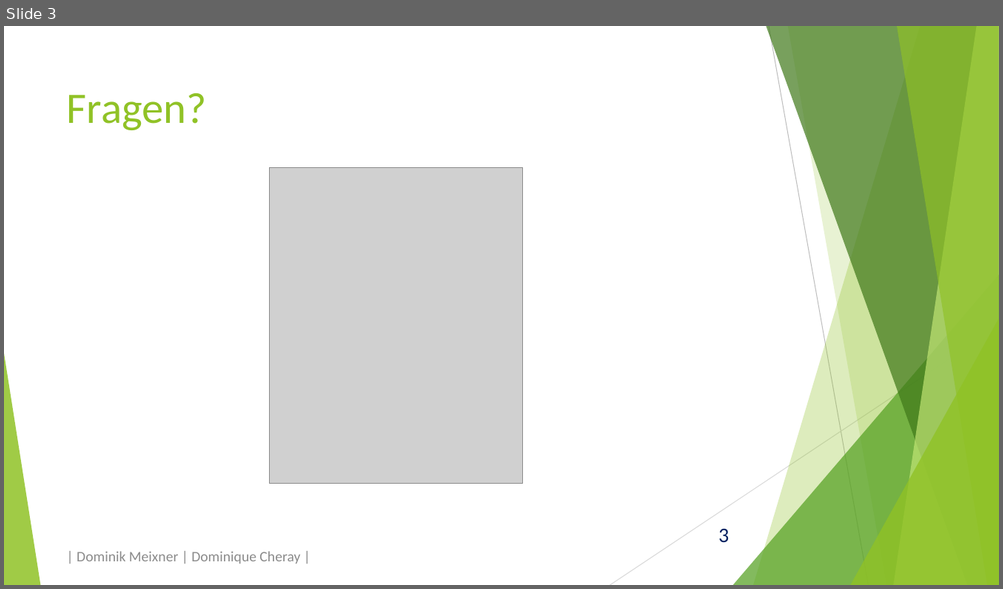
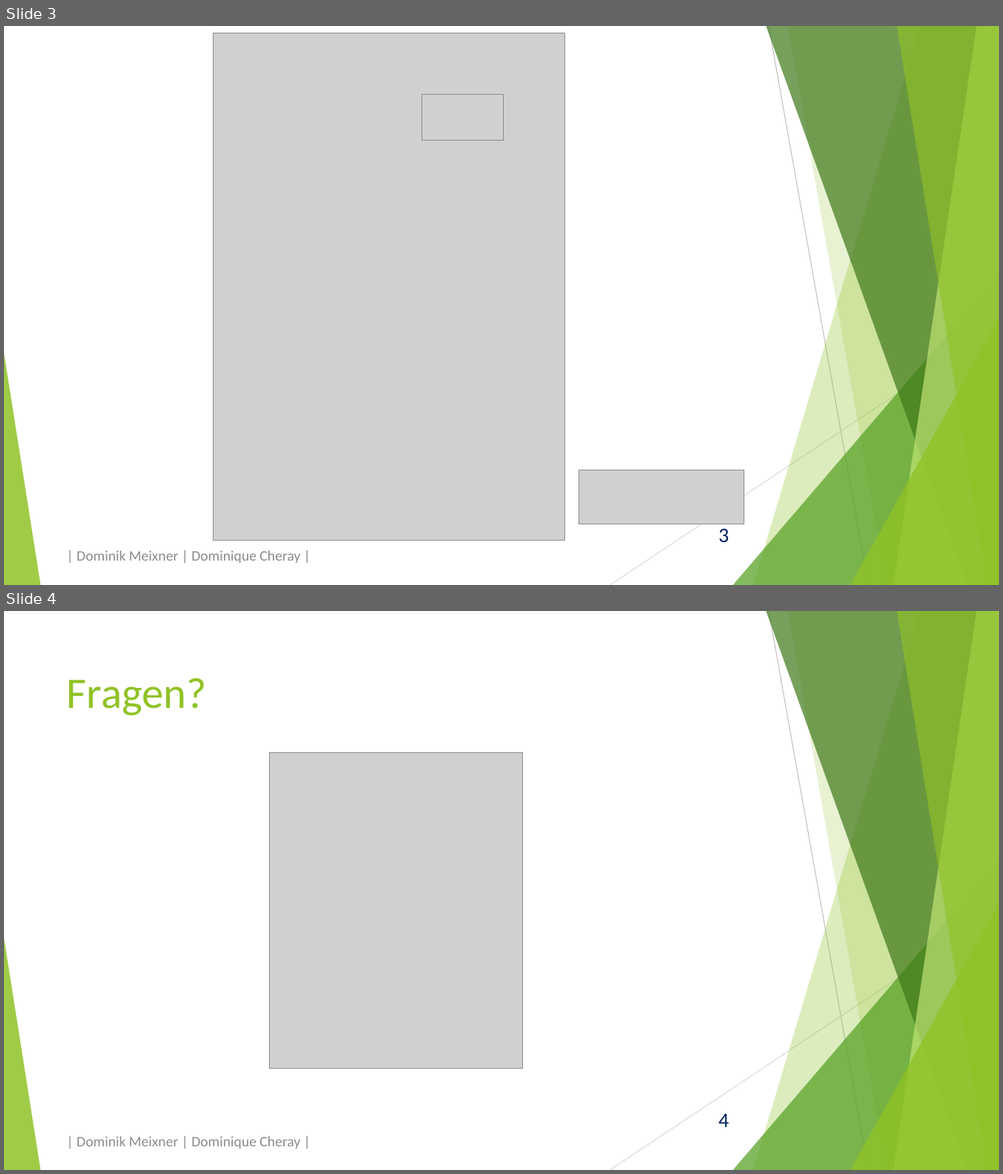
Before and after one commit to domeix/BlaBla, a slide deck: JUH/AufbauorganisationJUHPraes.pptx. Shown one above the other, each under a label of ours: slide 3 before the commit, slides 3 and 4 after it. The pictures are 1003x589 and 1003x1174 pixels, drawn with LibreOffice and Linux fonts; fonts in the diff are those of the drawing; grey boxes stand for pictures. Boxes give left, top, right and bottom in pixels: in the first picture for what was removed or moved away, otherwise in the second. Text is boxed around its words. In the diff, an @@ line names an element or a change of style, - is before the commit and + after.

```diff
--- a/JUH/AufbauorganisationJUHPraes.pptx
+++ b/JUH/AufbauorganisationJUHPraes.pptx
@@ slide 3 added at [4,26,999,585], background #FFFFFF; not listed: 11 template elements that a slide beside it also shows @@
@@ picture added at [213,33,564,541] @@
@@ picture added at [422,95,504,140] @@
@@ picture added at [578,471,743,526] @@
@@ text added at [77,551,300,563], 14 pt, text #8C8C8C @@
+| Dominik Meixner | Dominique Cheray |
@@ what was slide 3 is now slide 4 @@
@@ page number at [718,1114,728,1128]: text changed @@
-3
+4
```
Also in this commit, not shown: 2 slides changed, 2 other files.
